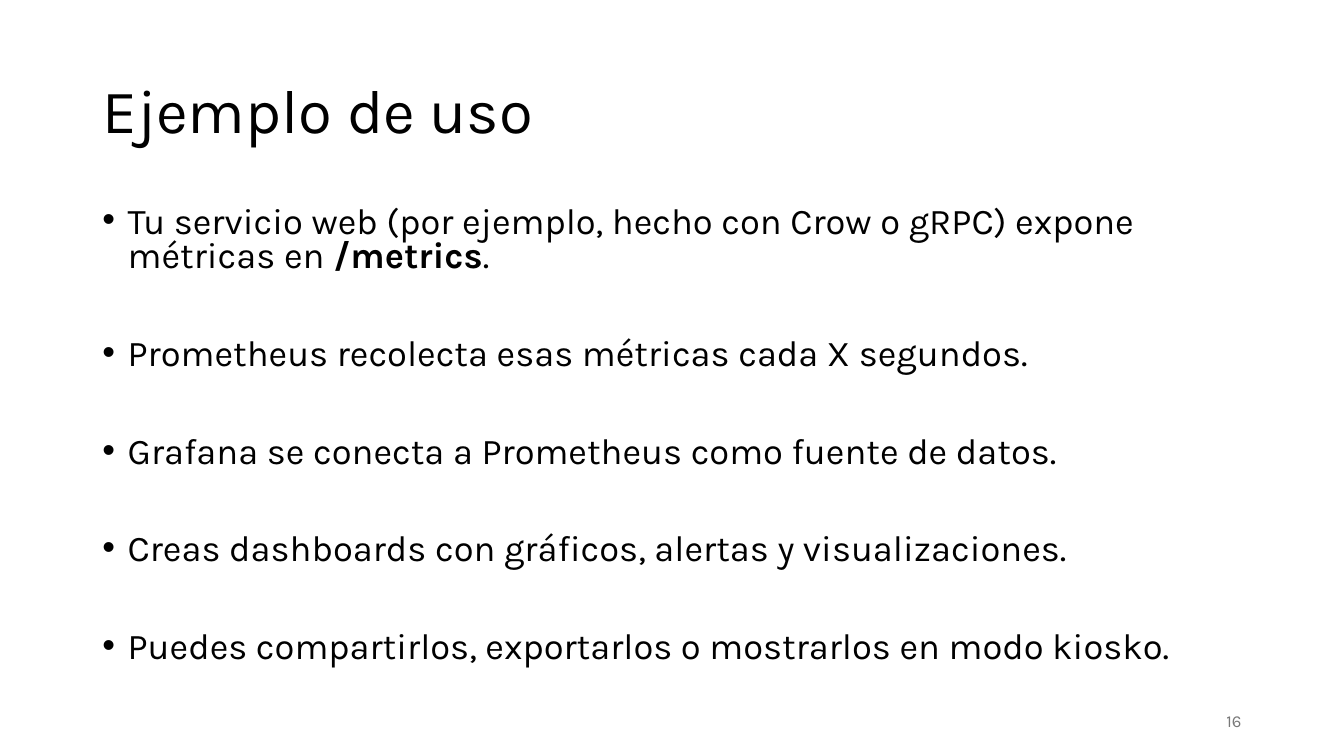
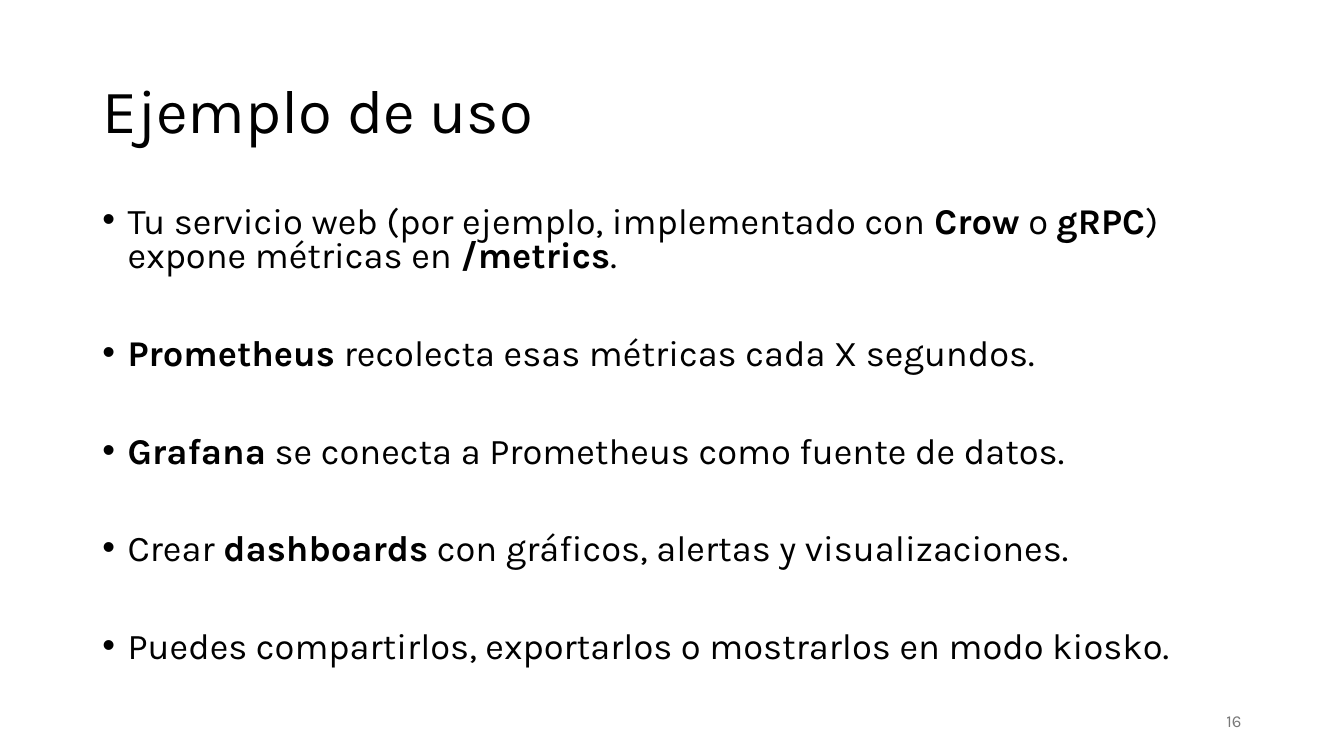
Before and after one commit to aldebarran22/CURSO_CPP_SERVICIOS_30H, a slide deck: slide 16 of doc/8_Monitorizacion_logging_microservicios.pptx. Drawn at 1344x756 pixels with LibreOffice and Linux fonts; fonts in the diff are those of the drawing. Boxes give left, top, right and bottom in pixels: in the first picture for what was removed or moved away, otherwise in the second. Text is boxed around its words. In the diff, an @@ line names an element or a change of style, - is before the commit and + after.

```diff
--- a/doc/8_Monitorizacion_logging_microservicios.pptx
+++ b/doc/8_Monitorizacion_logging_microservicios.pptx
@@ text at box(128, 208, 1158, 277): text changed @@
-• Tu servicio web (por ejemplo, hecho con Crow o gRPC) expone métricas en /metrics.
+• Tu servicio web (por ejemplo, implementado con Crow o gRPC) expone métricas en /metrics.
@@ text at box(128, 338, 1064, 465): bold on in "Prometheus", "Grafana" @@
@@ text at box(128, 533, 1068, 570): text changed @@
-• Creas dashboards con gráficos, alertas y visualizaciones.
+• Crear dashboards con gráficos, alertas y visualizaciones.
```
Also in this commit, not shown: 1 other slide changed, 4 other files.
